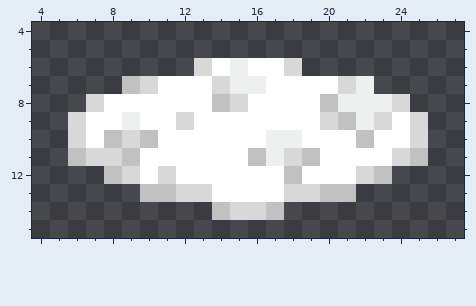
Two versions of one pixel-art sprite, Resources/Textures/_CP14/Structures/Specific/Alchemy/alchemy_vat.rsi/liq4.png. The first picture shows the starting point.
The file is 32x32 pixels. Shown: x 4..27, y 4..15. The old version is drawn lined up with the new one.
And afterwards:
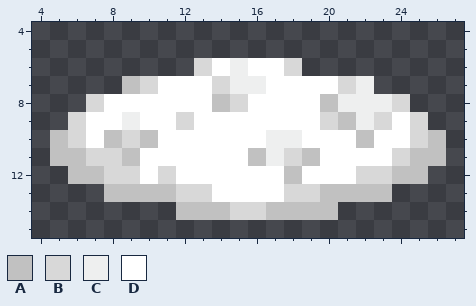
Palette (. is transparent): A #c1c1c1  B #d8d8d8  C #eeefef  D #ffffff
From old to new:
whole drawing moved by +0,-2 (the old picture is shown already moved)
y 10..11: x 5 . -> A; x 26 . -> A
y 12: x 6..8 ..A -> AAB; x 23..25 A.. -> BAA
y 13: x 8..9 .. -> AA; x 22..23 .. -> AA
y 14: x 12..13 .. -> AA; x 18..20 ... -> AAA
Where, in picture pixels (left, top, right, bottom), the same in both pictures:
changed: (50, 130, 446, 220)
